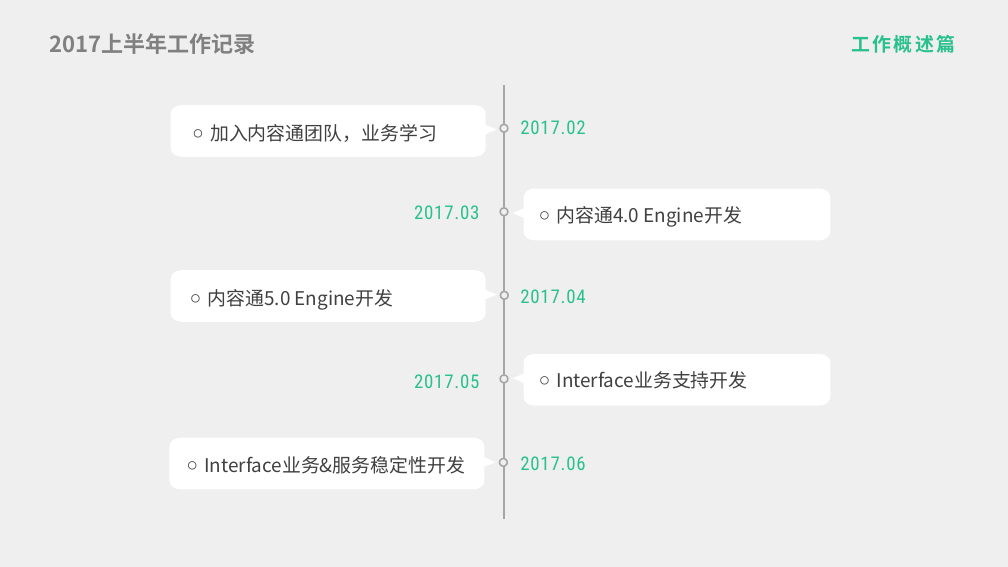
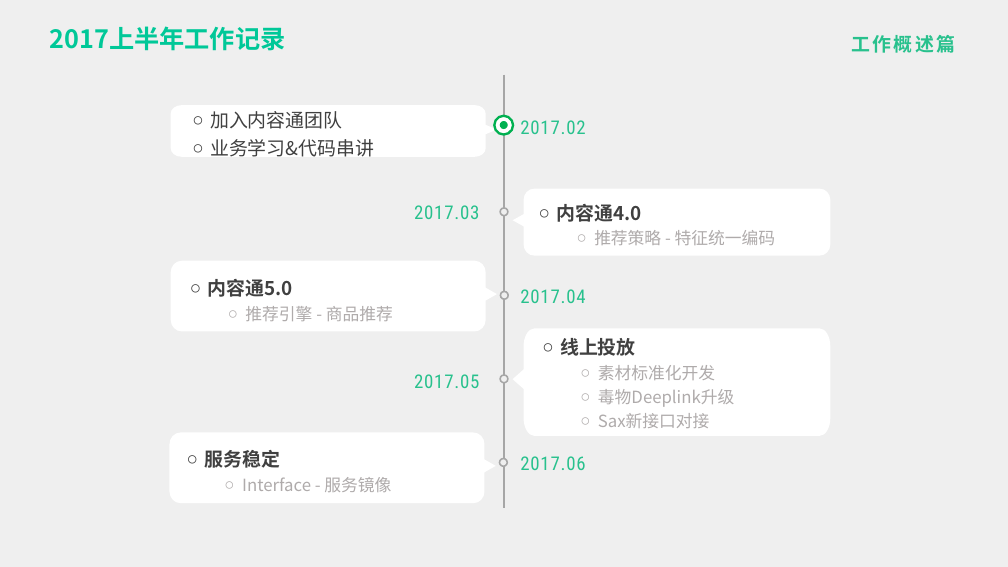
Before and after one commit to liygcoder/workerspace, a slide deck: slide 6 of ppt.pptx. Drawn at 1008x567 pixels with LibreOffice and Linux fonts; fonts in the diff are those of the drawing. Boxes give left, top, right and bottom in pixels: in the first picture for what was removed or moved away, otherwise in the second. Text is boxed around its words. In the diff, an @@ line names an element or a change of style, - is before the commit and + after.

```diff
--- a/ppt.pptx
+++ b/ppt.pptx
@@ title "2017上半年工作记录" at (50, 26, 286, 51): size 21 to 24 pt, text colour #808080 to #00C898 @@
@@ line moved from (504, 85) - (504, 519) to (504, 75) - (504, 508) @@
@@ text at (210, 111, 374, 157): text changed @@
-○ 加入内容通团队，业务学习
+○ 加入内容通团队
+○ 业务学习&代码串讲
@@ ellipse added at (495, 116, 513, 135), fill #FFFFFF, outline #00B050 2.25 pt @@
@@ ellipse added at (501, 122, 507, 129), fill #00B050, outline #00B050 1 pt @@
@@ freeform shape: place and size @@
-freeform shape at (513, 189, 830, 240)
+freeform shape at (513, 189, 830, 256)
@@ text at (556, 204, 775, 245): text changed; size 18 to 16 pt; text colour #404040 to #AFABAB @@
-○ 内容通4.0 Engine开发
+○ 内容通4.0
+  ○ 推荐策略 - 特征统一编码
@@ freeform shape: place and size @@
-freeform shape at (171, 270, 498, 321)
+freeform shape at (171, 261, 498, 331)
@@ text at (208, 279, 393, 321): text changed; size 18 to 16 pt; text colour #404040 to #AFABAB @@
-○ 内容通5.0 Engine开发
+○ 内容通5.0
+  ○ 推荐引擎 - 商品推荐
@@ freeform shape: place and size @@
-freeform shape at (513, 354, 830, 405)
+freeform shape at (513, 328, 830, 436)
@@ text at (560, 338, 734, 428): text changed; size 18 to 16 pt; text colour #404040 to #AFABAB @@
-○ Interface业务支持开发
+○ 线上投放
+  ○ 素材标准化开发
+  ○ 毒物Deeplink升级
+  ○ Sax新接口对接
@@ freeform shape: place and size @@
-freeform shape at (169, 438, 496, 489)
+freeform shape at (169, 433, 496, 503)
@@ text at (204, 450, 391, 492): text changed; size 18 to 16 pt; text colour #404040 to #AFABAB @@
-○ Interface业务&服务稳定性开发
+○ 服务稳定
+  ○ Interface - 服务镜像
```
Also in this commit, not shown: 9 other slides changed, 7 slides added, 4 slides removed.
